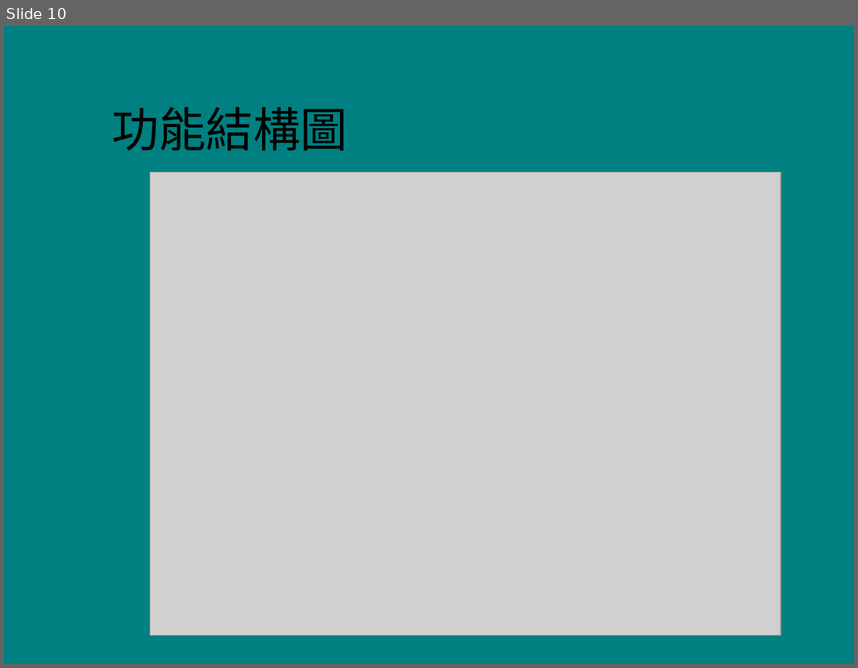
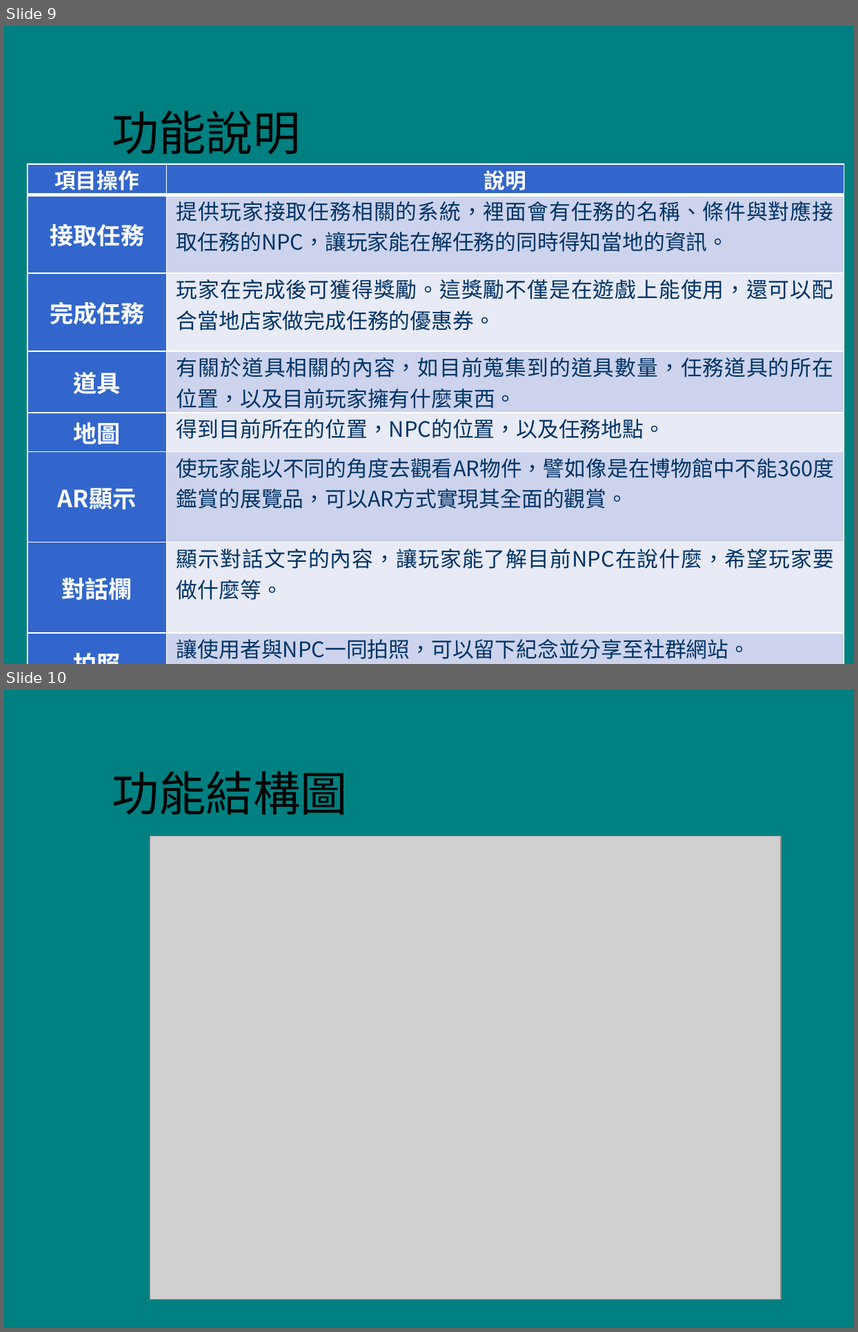
Before and after one commit to 02543420/107_SE_Team-12, a slide deck: 107_SE_Team12_AR RPG結合區域行銷.pptx. Shown one above the other, each under a label of ours: slide 10 before the commit, slides 9 and 10 after it. The pictures are 858x668 and 858x1332 pixels, drawn with LibreOffice and Linux fonts; fonts in the diff are those of the drawing; grey boxes stand for pictures; background and template pictures are left out. Boxes give left, top, right and bottom in pixels: in the first picture for what was removed or moved away, otherwise in the second. Text is boxed around its words. In the diff, an @@ line names an element or a change of style, - is before the commit and + after.

Commit message:
用詞修正，ppt內容追加

```diff
--- a/107_SE_Team12_AR RPG結合區域行銷.pptx
+++ b/107_SE_Team12_AR RPG結合區域行銷.pptx
@@ slide 9 added at box(4, 26, 854, 664), background picture (left out) @@
@@ title added at box(112, 110, 301, 154), 40 pt, text #000000 @@
+功能說明
@@ table added at box(27, 164, 844, 661), 8 rows, 2 columns @@
+項目操作 | 說明
+接取任務 | 提供玩家接取任務相關的系統，裡面會有任務的名稱、條件與對應接取任務的NPC，讓玩家能在解任務的同時得知當地的資訊。
+完成任務 | 玩家在完成後可獲得獎勵。這獎勵不僅是在遊戲上能使用，還可以配合當地店家做完成任務的優惠券。
+道具 | 有關於道具相關的內容，如目前蒐集到的道具數量，任務道具的所在位置，以及目前玩家擁有什麼東西。
+地圖 | 得到目前所在的位置，NPC的位置，以及任務地點。
+AR顯示 | 使玩家能以不同的角度去觀看AR物件，譬如像是在博物館中不能360度鑑賞的展覽品，可以AR方式實現其全面的觀賞。
+對話欄 | 顯示對話文字的內容，讓玩家能了解目前NPC在說什麼，希望玩家要做什麼等。
+拍照 | 讓使用者與NPC一同拍照，可以留下紀念並分享至社群網站。
```
Also in this commit, not shown: 5 slides changed, 3 other slides added, 2 slides removed, 1 other file.
